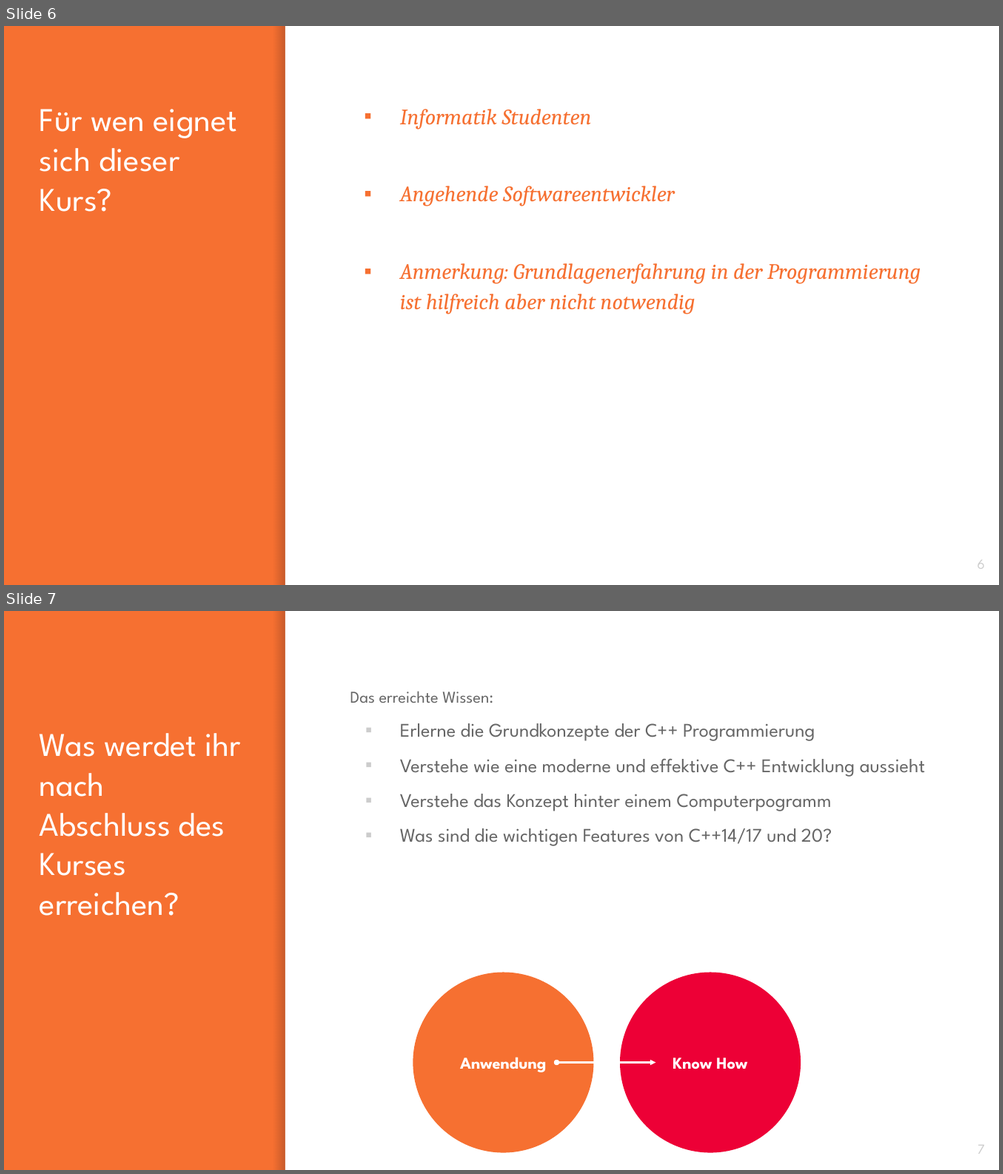
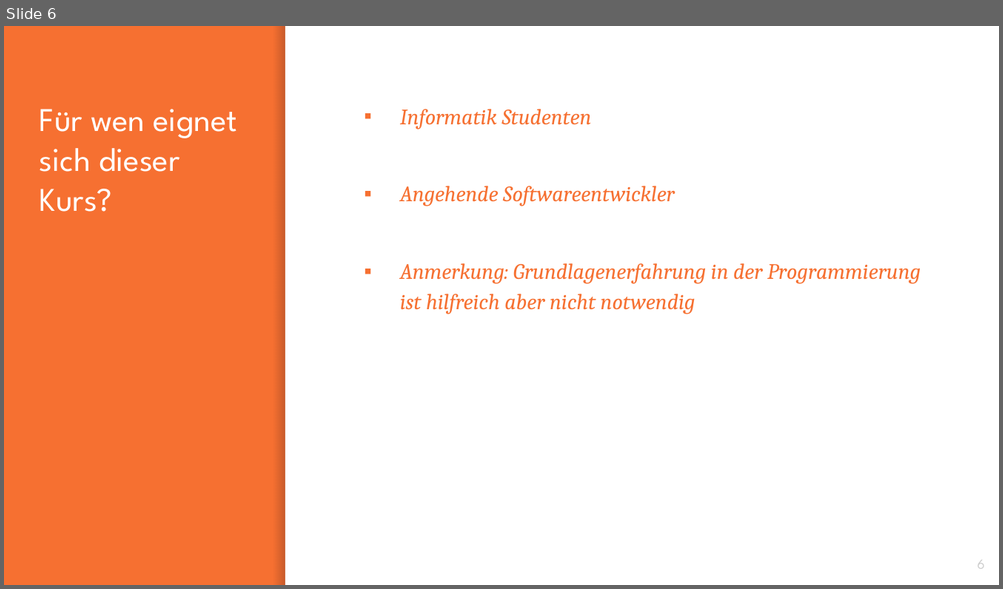
Before and after one commit to franneck94/UdemyCpp, a slide deck: lectures/Introduction.pptx. Shown one above the other, each under a label of ours: slides 6 and 7 before the commit, slide 6 after it. The pictures are 1003x1174 and 1003x589 pixels, drawn with LibreOffice and Linux fonts; fonts in the diff are those of the drawing. Boxes give left, top, right and bottom in pixels: in the first picture for what was removed or moved away, otherwise in the second. Text is boxed around its words. In the diff, an @@ line names an element or a change of style, - is before the commit and + after.

```diff
--- a/lectures/Introduction.pptx
+++ b/lectures/Introduction.pptx
@@ slide 7 removed at bbox=[4, 611, 999, 1170], background #F67031; not listed: 2 template elements that a slide beside it also shows @@
@@ text removed at bbox=[350, 691, 925, 846] @@
-Das erreichte Wissen:
-▪ Erlerne die Grundkonzepte der C++ Programmierung
-▪ Verstehe wie eine moderne und effektive C++ Entwicklung aussieht
-▪ Verstehe das Konzept hinter einem Computerpogramm
-▪ Was sind die wichtigen Features von C++14/17 und 20?
@@ title removed at bbox=[40, 733, 240, 916] @@
-Was werdet ihr nach Abschluss des Kurses erreichen?
@@ ellipse removed at bbox=[412, 972, 594, 1153] @@
-Anwendung
@@ ellipse removed at bbox=[620, 972, 801, 1153] @@
-Know How
@@ double arrow removed from (556, 1062) to (655, 1062) @@
@@ page number removed at bbox=[977, 1145, 984, 1154] @@
-7
```
Also in this commit, not shown: 1 slide changed, 3 other files.
